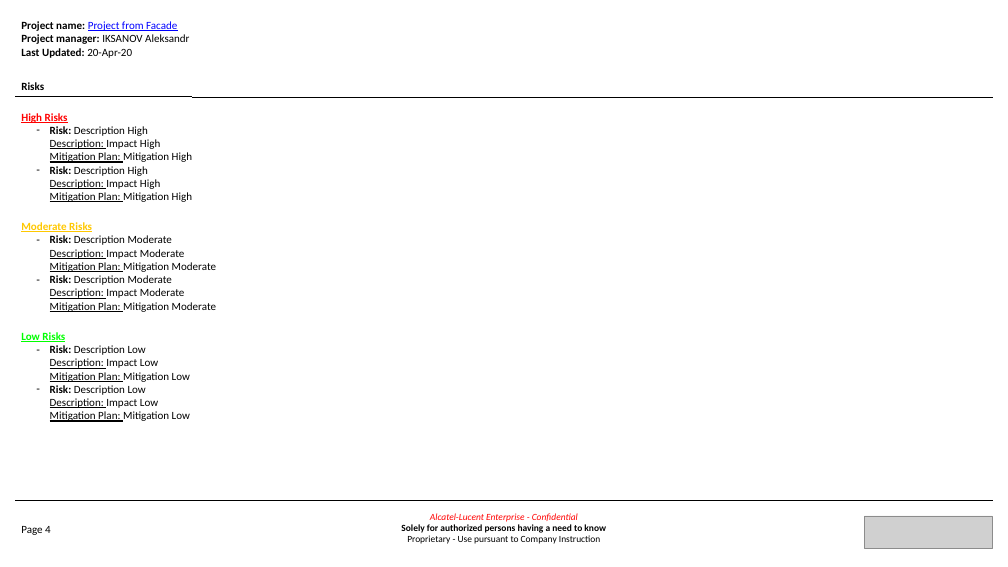
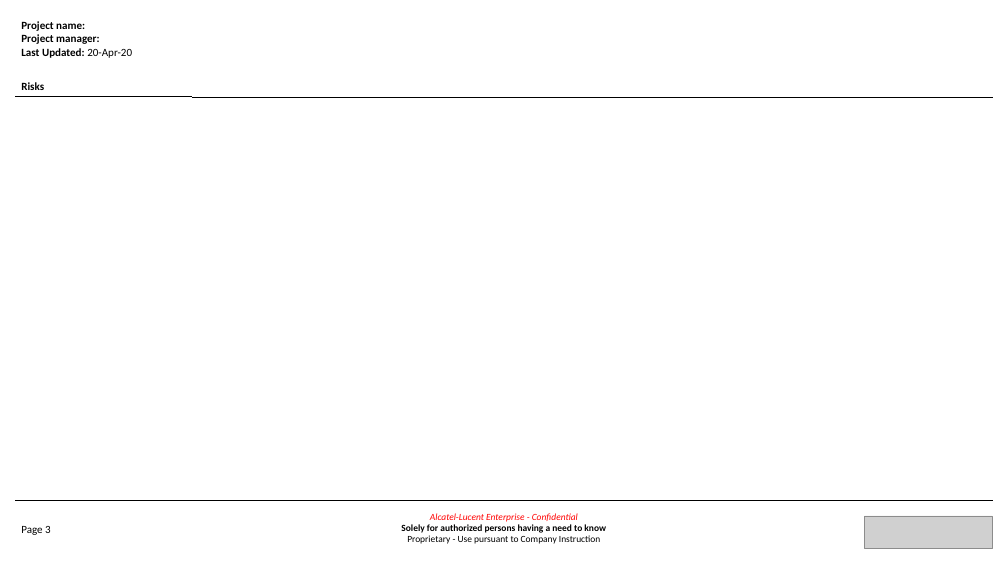
Before and after one commit to TheDiamondDoge/management_board_file_processors, a slide deck: slide 3 of html-to-ppt/createMultipageIndicatorsPpt.pptx (slide 4 before the commit). Drawn at 1008x567 pixels with LibreOffice and Linux fonts; fonts in the diff are those of the drawing; grey boxes stand for pictures. Boxes give left, top, right and bottom in pixels: in the first picture for what was removed or moved away, otherwise in the second. Text is boxed around its words. In the diff, an @@ line names an element or a change of style, - is before the commit and + after.

```diff
--- a/html-to-ppt/createMultipageIndicatorsPpt.pptx
+++ b/html-to-ppt/createMultipageIndicatorsPpt.pptx
@@ text at (x1=21, y1=21, x2=132, y2=58): text changed; bold on @@
-Project name: Project from Facade
-Project manager: IKSANOV Aleksandr
-Last Updated: 20-Apr-20
+Project name:
+Project manager:
+Last Updated: 20-Apr-20
@@ text removed at (x1=21, y1=112, x2=216, y2=422) @@
-High Risks
-  – Risk: Description High
-    Description: Impact High
-    Mitigation Plan: Mitigation High
-  – Risk: Description High
-    Description: Impact High
-    Mitigation Plan: Mitigation High
-Moderate Risks
-  – Risk: Description Moderate
-    Description: Impact Moderate
-    Mitigation Plan: Mitigation Moderate
-  – Risk: Description Moderate
-    Description: Impact Moderate
-    Mitigation Plan: Mitigation Moderate
-Low Risks
-  – Risk: Description Low
-    Description: Impact Low
-    Mitigation Plan: Mitigation Low
-  – Risk: Description Low
-    Description: Impact Low
-    Mitigation Plan: Mitigation Low
@@ text at (x1=21, y1=526, x2=51, y2=535): text changed @@
-Page 4
+Page 3
```
Also in this commit, not shown: 4 other slides changed, 2 slides removed, 9 other files.
